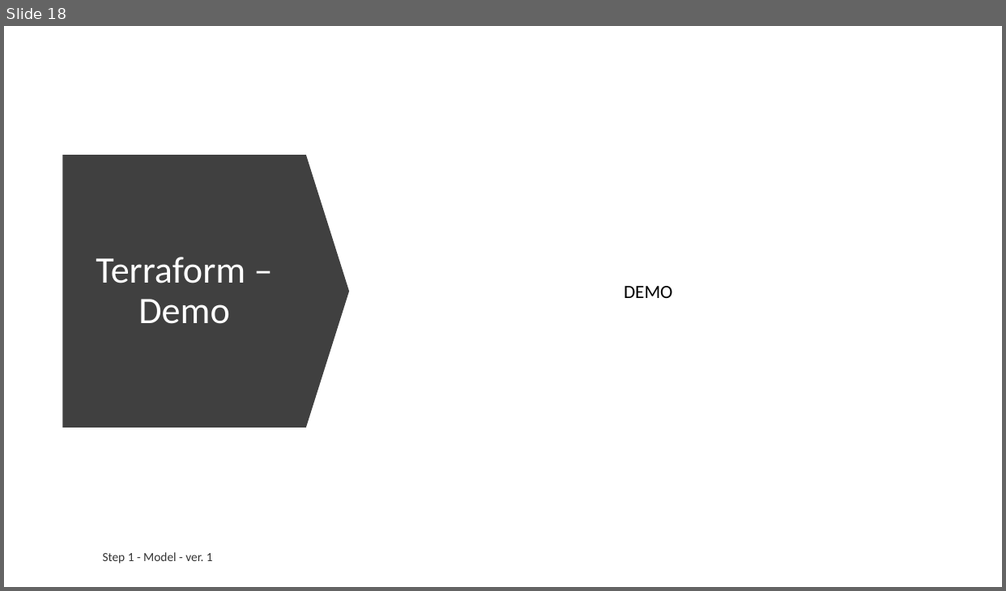
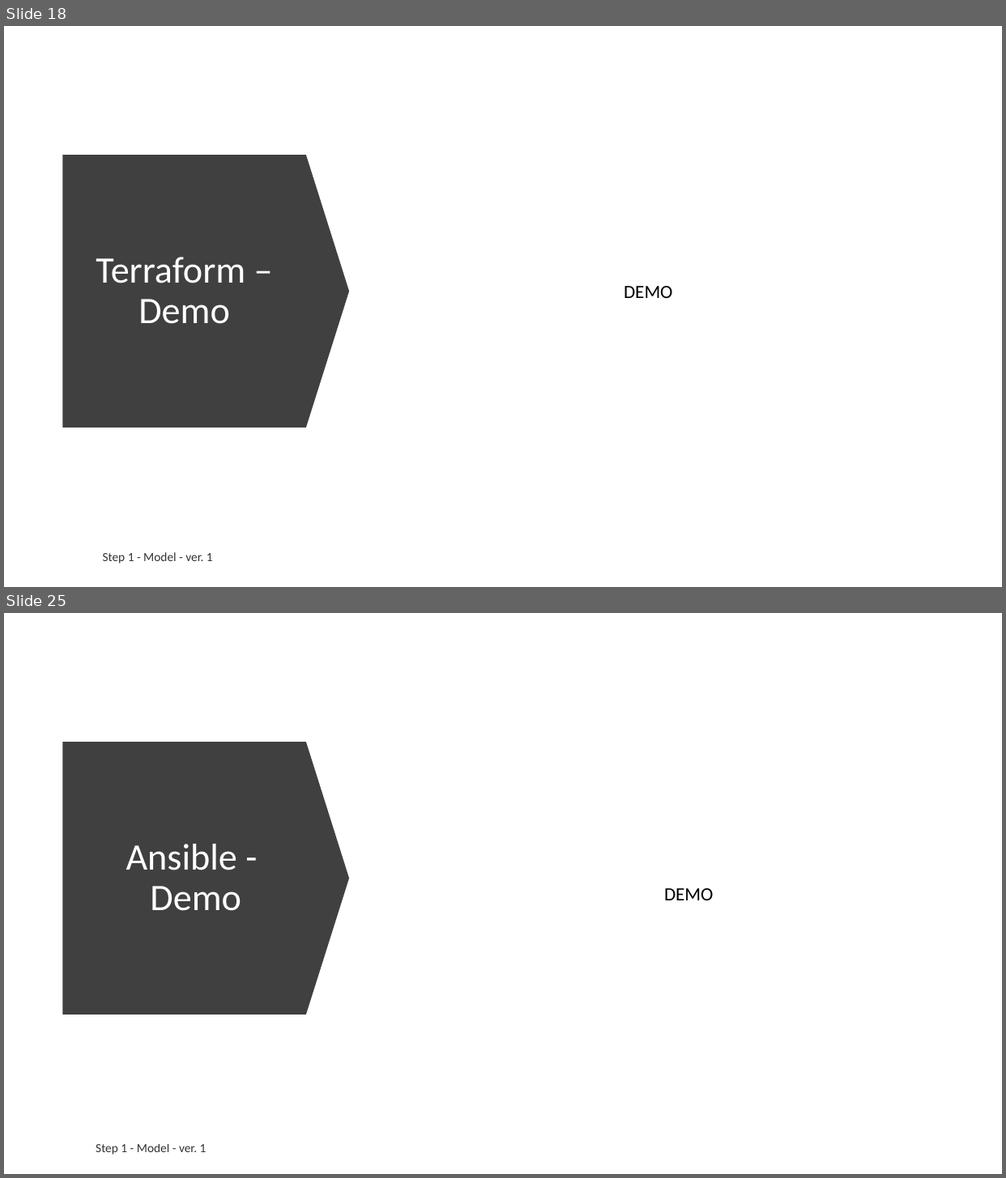
Before and after one commit to ext4dmin/DevOps-Mentorship, a slide deck: Step05-Infrastructure_as_a_Code_speach.pptx. Shown one above the other, each under a label of ours: slide 18 before the commit, slides 18 and 25 after it; the slides between them are not shown. The pictures are 1006x591 and 1006x1178 pixels, drawn with LibreOffice and Linux fonts; fonts in the diff are those of the drawing. Boxes give left, top, right and bottom in pixels: in the first picture for what was removed or moved away, otherwise in the second. Text is boxed around its words. In the diff, an @@ line names an element or a change of style, - is before the commit and + after.

Commit message:
Step 5. IaC: - To Review

```diff
--- a/Step05-Infrastructure_as_a_Code_speach.pptx
+++ b/Step05-Infrastructure_as_a_Code_speach.pptx
@@ slide 25 added at bbox=[4, 613, 1002, 1174], background #FFFFFF @@
@@ down arrow added at bbox=[63, 742, 350, 1015], fill #404040 @@
@@ title added at bbox=[126, 844, 241, 911], 36 pt, text #FFFFFF @@
+Ansible - Demo
@@ text added at bbox=[664, 888, 713, 901], 18 pt, text #000000 @@
+DEMO
@@ text added at bbox=[96, 1144, 206, 1155], 12 pt, text #000000 at 80% opacity @@
+Step 1 - Model - ver. 1
```
Also in this commit, not shown: 1 slide changed, 6 other slides added, 2 other files.
